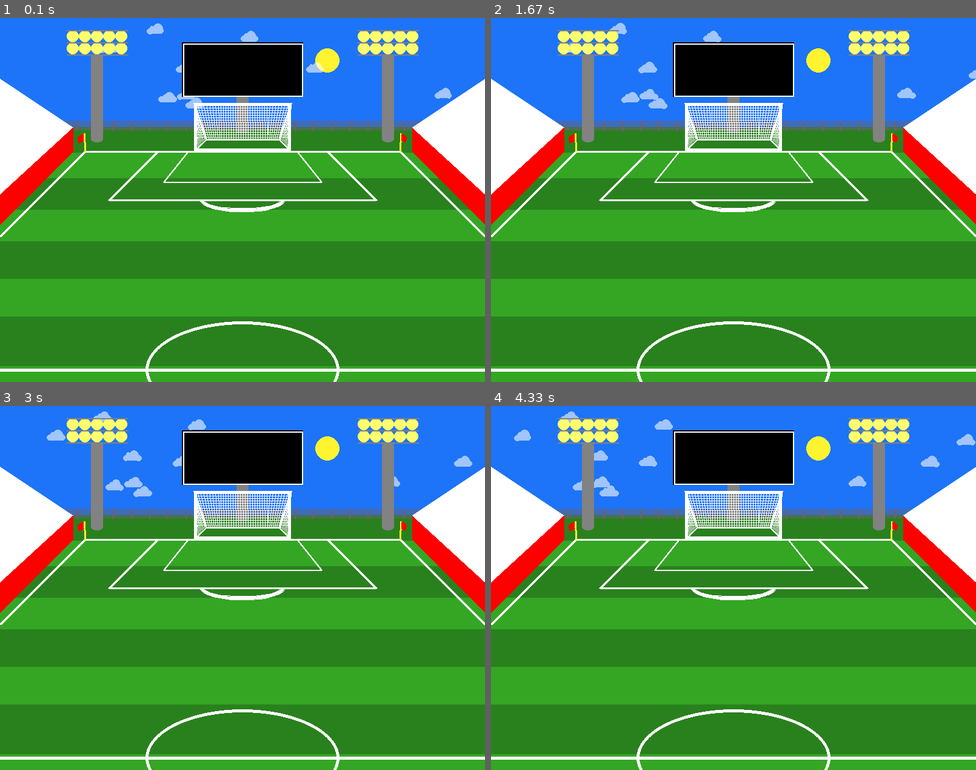
Above: before the commit, frames 1-4 (two rows, left to right).
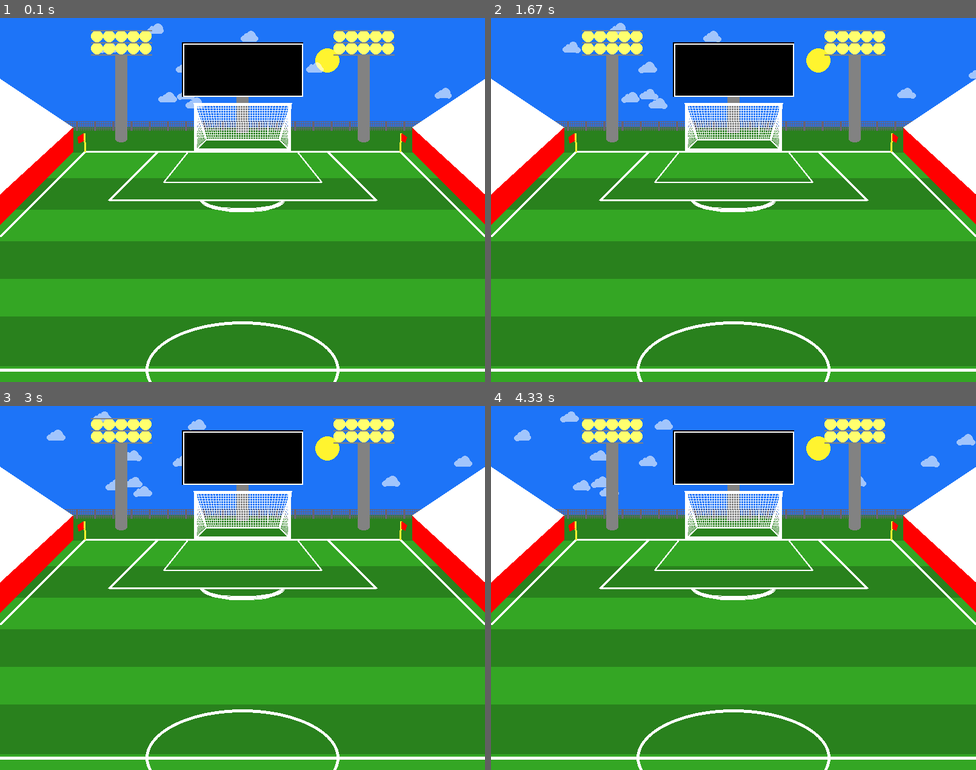
Above: after the commit, the same moments.

Repository: ythuang13/CS2520-Python
Game: pygame game, started from pygame/soccer_class.py
Same seed, same stepped clock (60 frames per second), same inputs: the game is played once before the commit and once after it.
Inputs:
- Up to frame 1 (0.1 s): no input
- Up to frame 2 (1.67 s): tap D at 0.33, 0.67 s
- Up to frame 3 (3 s): no input
- Up to frame 4 (4.33 s): no input

The runs differ from the first frame. In frame 1, 3.5% of the frame differs, in the area x 13-87%, y 3-35%; in frame 2, 3.5%; in frame 3, 3.5%; in frame 4, 3.5%.

Commit message:
Implement light poles horizontal offset

Diff:
--- a/pygame/soccer_class.py
+++ b/pygame/soccer_class.py
@@ -141,8 +141,8 @@
             self.draw_clouds(self.screen)
             self.draw_field_lines(self.screen)
             self.draw_scoreboard(self.screen)
+            self.draw_light_pole(self.screen, light_color, pole1_x_offset=40, pole2_x_offset=-40)
             self.draw_goal(self.screen)
-            self.draw_light_pole(self.screen, light_color)
             self.draw_stands(self.screen)
             self.draw_corner_flag(self.screen)
 
@@ -314,50 +314,53 @@
         for i in range(14):
             pygame.draw.line(screen, net_color, [324, 144+i*4], [476, 144+i*4], 1)
 
-    def draw_light_pole(self, screen, light_color, pole_color = None) -> None:
+    def draw_light_pole(self, screen, light_color, pole_color = None,
+                        pole1_x_offset=0, pole2_x_offset=0) -> None:
         """draw light pole with optional argument pole_color
-        default is gray
+        default is gray,
+        pole1_x_offset would move the light pole 1 left or right
+        pole2_x_offset would move the light pole 2 left or right
         """
         if pole_color is None:
             pole_color = GRAY
 
         # light pole 1 left
-        pygame.draw.rect(screen, pole_color, [150, 60, 20, 140])
-        pygame.draw.ellipse(screen, pole_color, [150, 195, 20, 10])
+        pygame.draw.rect(screen, pole_color, [150 + pole1_x_offset, 60, 20, 140])
+        pygame.draw.ellipse(screen, pole_color, [150 + pole1_x_offset, 195, 20, 10])
 
         # lights left
-        pygame.draw.line(screen, pole_color, [110, 60], [210, 60], 2)
-        pygame.draw.ellipse(screen, light_color, [110, 40, 20, 20])
-        pygame.draw.ellipse(screen, light_color, [130, 40, 20, 20])
-        pygame.draw.ellipse(screen, light_color, [150, 40, 20, 20])
-        pygame.draw.ellipse(screen, light_color, [170, 40, 20, 20])
-        pygame.draw.ellipse(screen, light_color, [190, 40, 20, 20])
-        pygame.draw.line(screen, pole_color, [110, 40], [210, 40], 2)
-        pygame.draw.ellipse(screen, light_color, [110, 20, 20, 20])
-        pygame.draw.ellipse(screen, light_color, [130, 20, 20, 20])
-        pygame.draw.ellipse(screen, light_color, [150, 20, 20, 20])
-        pygame.draw.ellipse(screen, light_color, [170, 20, 20, 20])
-        pygame.draw.ellipse(screen, light_color, [190, 20, 20, 20])
-        pygame.draw.line(screen, pole_color, [110, 20], [210, 20], 2)
+        pygame.draw.line(screen, pole_color, [110 + pole1_x_offset, 60], [210 + pole1_x_offset, 60], 2)
+        pygame.draw.ellipse(screen, light_color, [110 + pole1_x_offset, 40, 20, 20])
+        pygame.draw.ellipse(screen, light_color, [130 + pole1_x_offset, 40, 20, 20])
+        pygame.draw.ellipse(screen, light_color, [150 + pole1_x_offset, 40, 20, 20])
+        pygame.draw.ellipse(screen, light_color, [170 + pole1_x_offset, 40, 20, 20])
+        pygame.draw.ellipse(screen, light_color, [190 + pole1_x_offset, 40, 20, 20])
+        pygame.draw.line(screen, pole_color, [110 + pole1_x_offset, 40], [210 + pole1_x_offset, 40], 2)
+        pygame.draw.ellipse(screen, light_color, [110 + pole1_x_offset, 20, 20, 20])
+        pygame.draw.ellipse(screen, light_color, [130 + pole1_x_offset, 20, 20, 20])
+        pygame.draw.ellipse(screen, light_color, [150 + pole1_x_offset, 20, 20, 20])
+        pygame.draw.ellipse(screen, light_color, [170 + pole1_x_offset, 20, 20, 20])
+        pygame.draw.ellipse(screen, light_color, [190 + pole1_x_offset, 20, 20, 20])
+        pygame.draw.line(screen, pole_color, [110 + pole1_x_offset, 20], [210 + pole1_x_offset, 20], 2)
 
         # light pole 2 right
-        pygame.draw.rect(screen, pole_color, [630, 60, 20, 140])
-        pygame.draw.ellipse(screen, pole_color, [630, 195, 20, 10])
+        pygame.draw.rect(screen, pole_color, [630 + pole2_x_offset, 60, 20, 140])
+        pygame.draw.ellipse(screen, pole_color, [630 + pole2_x_offset, 195, 20, 10])
 
         # lights right
-        pygame.draw.line(screen, pole_color, [590, 60], [690, 60], 2)
-        pygame.draw.ellipse(screen, light_color, [590, 40, 20, 20])
-        pygame.draw.ellipse(screen, light_color, [610, 40, 20, 20])
-        pygame.draw.ellipse(screen, light_color, [630, 40, 20, 20])
-        pygame.draw.ellipse(screen, light_color, [650, 40, 20, 20])
-        pygame.draw.ellipse(screen, light_color, [670, 40, 20, 20])
-        pygame.draw.line(screen, pole_color, [590, 40], [690, 40], 2)
-        pygame.draw.ellipse(screen, light_color, [590, 20, 20, 20])
-        pygame.draw.ellipse(screen, light_color, [610, 20, 20, 20])
-        pygame.draw.ellipse(screen, light_color, [630, 20, 20, 20])
-        pygame.draw.ellipse(screen, light_color, [650, 20, 20, 20])
-        pygame.draw.ellipse(screen, light_color, [670, 20, 20, 20])
-        pygame.draw.line(screen, pole_color, [590, 20], [690, 20], 2)
+        pygame.draw.line(screen, pole_color, [590 + pole2_x_offset, 60], [690 + pole2_x_offset, 60], 2)
+        pygame.draw.ellipse(screen, light_color, [590 + pole2_x_offset, 40, 20, 20])
+        pygame.draw.ellipse(screen, light_color, [610 + pole2_x_offset, 40, 20, 20])
+        pygame.draw.ellipse(screen, light_color, [630 + pole2_x_offset, 40, 20, 20])
+        pygame.draw.ellipse(screen, light_color, [650 + pole2_x_offset, 40, 20, 20])
+        pygame.draw.ellipse(screen, light_color, [670 + pole2_x_offset, 40, 20, 20])
+        pygame.draw.line(screen, pole_color, [590 + pole2_x_offset, 40], [690 + pole2_x_offset, 40], 2)
+        pygame.draw.ellipse(screen, light_color, [590 + pole2_x_offset, 20, 20, 20])
+        pygame.draw.ellipse(screen, light_color, [610 + pole2_x_offset, 20, 20, 20])
+        pygame.draw.ellipse(screen, light_color, [630 + pole2_x_offset, 20, 20, 20])
+        pygame.draw.ellipse(screen, light_color, [650 + pole2_x_offset, 20, 20, 20])
+        pygame.draw.ellipse(screen, light_color, [670 + pole2_x_offset, 20, 20, 20])
+        pygame.draw.line(screen, pole_color, [590 + pole2_x_offset, 20], [690 + pole2_x_offset, 20], 2)
 
     def draw_stands(self, screen, primary_color=None, secondary_color=None) -> None:
         """draw stands with optional argument for primary color and secondary color
